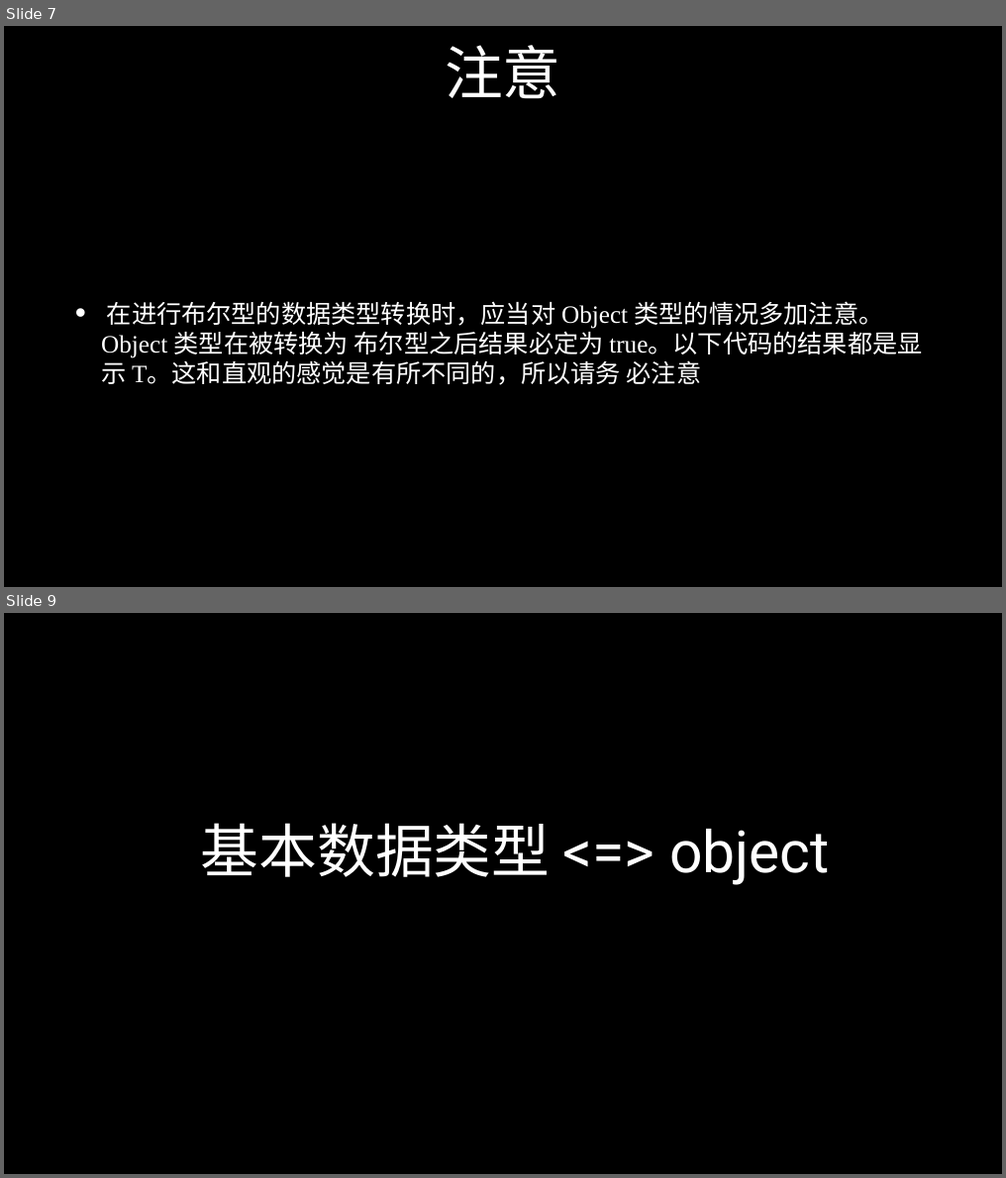
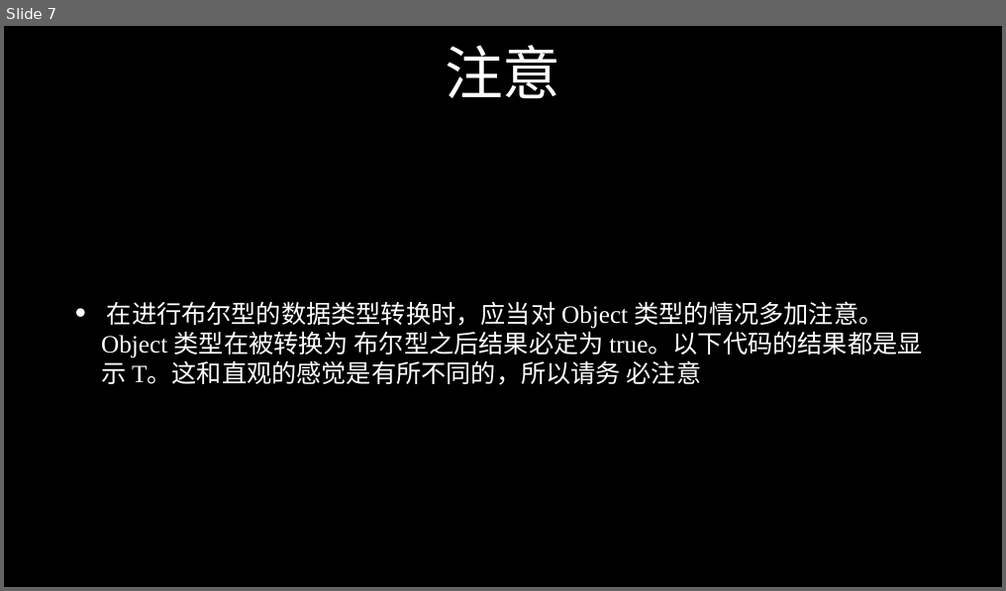
Before and after one commit to zmclass/web-study, a slide deck: 2019-11-11/ppt/javascript-类型转换与运算符.pptx. Shown one above the other, each under a label of ours: slides 7 and 9 before the commit, slide 7 after it; the slides between them are not shown. The pictures are 1006x1178 and 1006x591 pixels, drawn with LibreOffice and Linux fonts; fonts in the diff are those of the drawing. Boxes give left, top, right and bottom in pixels: in the first picture for what was removed or moved away, otherwise in the second. Text is boxed around its words. In the diff, an @@ line names an element or a change of style, - is before the commit and + after.

Commit message:
类型转换与运算符讲义下

```diff
--- a/2019-11-11/ppt/javascript-类型转换与运算符.pptx
+++ b/2019-11-11/ppt/javascript-类型转换与运算符.pptx
@@ slide 9 removed at (4,613,1002,1174), background #000000 @@
@@ title removed at (201,823,830,885) @@
-基本数据类型 <=> object
```
Also in this commit, not shown: 3 slides changed, 3 slides added, 4 other files.
